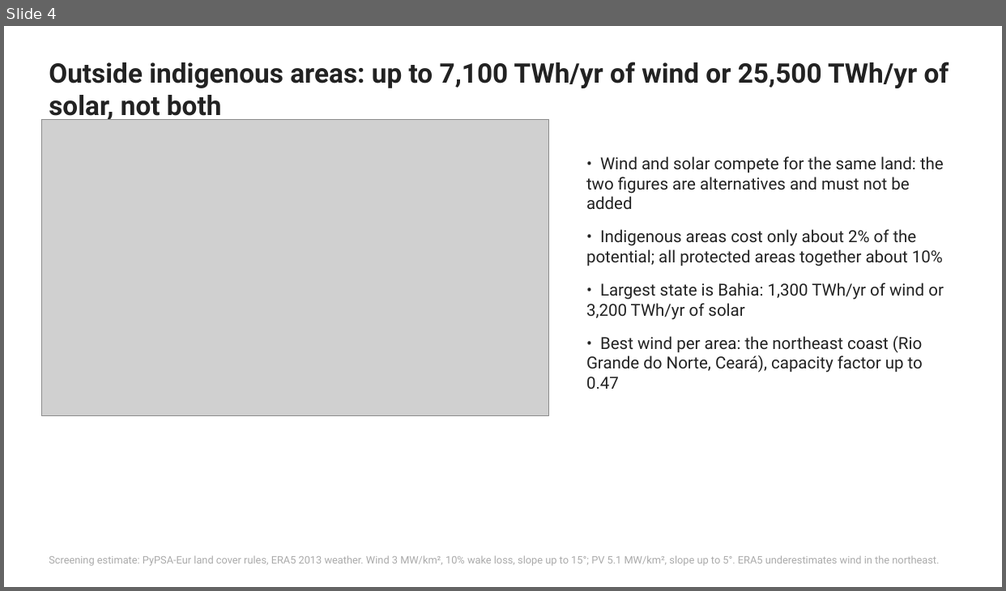
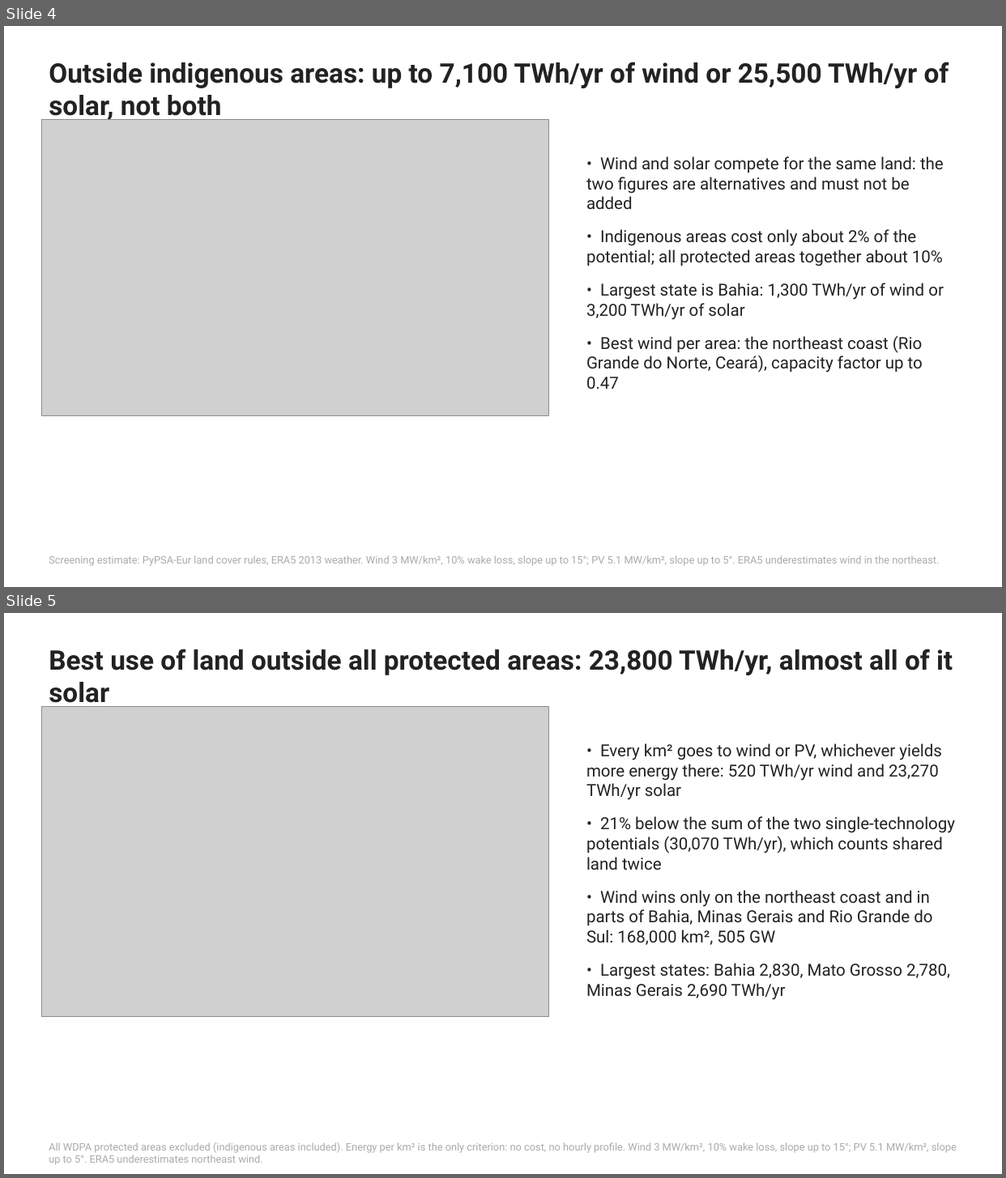
Before and after one commit to YAL-ESM/pypsa-eur-ki, a slide deck: workshop/slides/brazil_renewables.pptx. Shown one above the other, each under a label of ours: slide 4 before the commit, slides 4 and 5 after it. The pictures are 1006x591 and 1006x1178 pixels, drawn with LibreOffice and Linux fonts; fonts in the diff are those of the drawing; grey boxes stand for pictures. Boxes give left, top, right and bottom in pixels: in the first picture for what was removed or moved away, otherwise in the second. Text is boxed around its words. In the diff, an @@ line names an element or a change of style, - is before the commit and + after.

Commit message:
feat(brazil): best use of land between wind and PV outside all protected areas; slide 5

```diff
--- a/workshop/slides/brazil_renewables.pptx
+++ b/workshop/slides/brazil_renewables.pptx
@@ slide 5 added at (x1=4, y1=613, x2=1002, y2=1174), background #FFFFFF @@
@@ text added at (x1=49, y1=649, x2=953, y2=709), 26 pt, text #222222, bold @@
+Best use of land outside all protected areas: 23,800 TWh/yr, almost all of it solar
@@ picture added at (x1=41, y1=707, x2=549, y2=1017) @@
@@ text added at (x1=586, y1=743, x2=955, y2=1000), 16 pt, text #222222 @@
+• Every km² goes to wind or PV, whichever yields more energy there: 520 TWh/yr wind and 23,270 TWh/yr solar
+• 21% below the sum of the two single-technology potentials (30,070 TWh/yr), which counts shared land twice
+• Wind wins only on the northeast coast and in parts of Bahia, Minas Gerais and Rio Grande do Sul: 168,000 km², 505 GW
+• Largest states: Bahia 2,830, Mato Grosso 2,780, Minas Gerais 2,690 TWh/yr
@@ text added at (x1=49, y1=1143, x2=957, y2=1165), 10 pt, text #AAAAAA @@
+All WDPA protected areas excluded (indigenous areas included). Energy per km² is the only criterion: no cost, no hourly profile. Wind 3 MW/km², 10% wake loss, slope up to 15°; PV 5.1 MW/km², slope up to 5°. ERA5 underestimates northeast wind.
```
Also in this commit, not shown: 2 other files.
